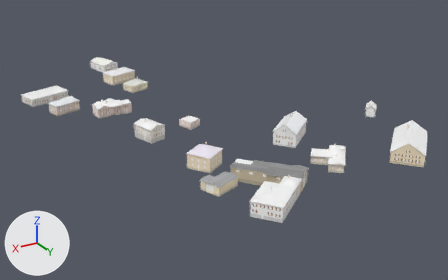
A saved change to the glTF model world/buildings/b_-29_-34.glb.
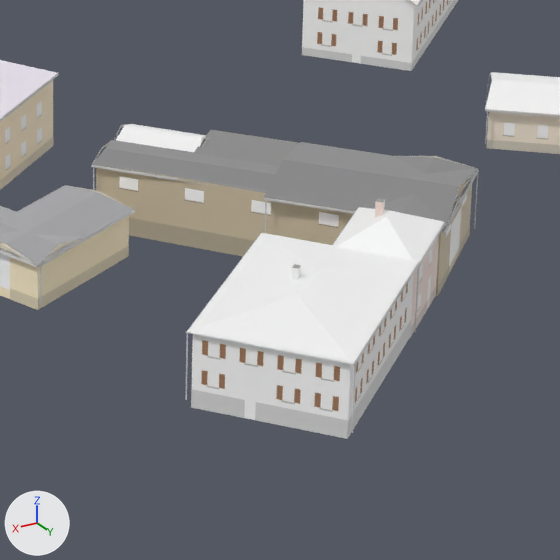
Each version is shown whole from a 50 mm lens placed at (-7086.8, 8862.7, 347.0), pointed at (-7254.1, 8583.8, 207.6), then close up on the part from 47% to 73% of the width and 48% to 89% of the height. Lighting does not change. The marker at lower left points along +X, +Y and +Z. The older version's two pictures come first. Vertices at exactly the same position are counted once.

Objects in the first close-up: 'bld'.
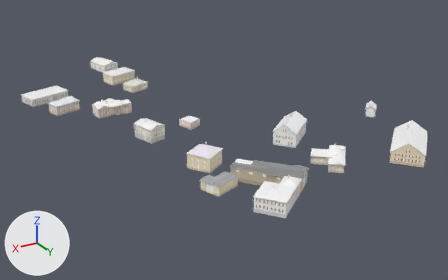
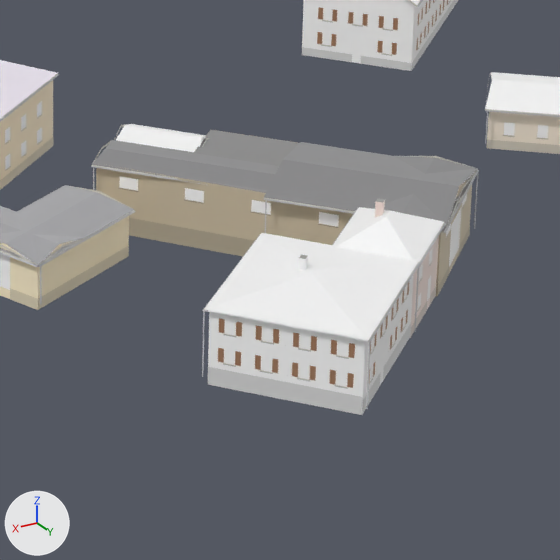
The edits, one by one:
me_bld is used by ob_bld; location (0.0, 0.0, 0.0).
me_bld had 9496 vertices, 6512 faces and spanned x -7335.0..-7164.0, y 8450.0..8694.0, z 220.0..233.0.
me_bld now has 9420 vertices, 6464 faces and spans x -7335.0..-7164.0, y 8450.0..8691.0, z 220.0..233.0.
me_bld part 1: the loose piece of 4 vertices spanning x -7227.0, y 8684.0, z 223.0..224.0 is moved by (1.0, 1.0, 0.0).
me_bld part 2: the loose piece of 4 vertices spanning x -7217.0, y 8692.0, z 223.0..224.0 is moved by (-1.0, -3.0, -1.0).
me_bld part 3: the loose piece of 4 vertices spanning x -7213.0..-7212.0, y 8689.0..8690.0, z 223.0..224.0 is moved by (-5.0, 0.0, 0.0).
me_bld part 4: the loose piece of 4 vertices spanning x -7212.0, y 8688.0..8689.0, z 223.0..224.0 is moved by (-5.0, 0.0, 0.0).
me_bld part 5: the loose piece of 4 vertices spanning x -7214.0, y 8691.0, z 223.0..224.0 is moved by (-2.0, -4.0, 0.0).
me_bld part 6: the loose piece of 4 vertices spanning x -7215.0..-7214.0, y 8692.0, z 223.0..224.0 is moved by (0.0, -6.0, 0.0).
me_bld part 7: the loose piece of 4 vertices spanning x -7209.0, y 8684.0..8685.0, z 223.0..224.0 is moved by (-5.0, 0.0, 0.0).
me_bld part 8: the loose piece of 4 vertices spanning x -7208.0, y 8683.0, z 223.0..224.0 is moved by (-5.0, 0.0, 0.0).
me_bld part 9: the loose piece of 4 vertices spanning x -7210.0..-7209.0, y 8680.0..8681.0, z 226.0 is moved by (-3.0, 1.0, -2.0).
me_bld part 10: the loose piece of 4 vertices spanning x -7209.0, y 8681.0, z 226.0..227.0 is moved by (-2.0, 0.0, -3.0).
me_bld part 11: the loose piece of 4 vertices spanning x -7213.0..-7212.0, y 8689.0..8690.0, z 226.0..227.0 is moved by (-5.0, 0.0, 0.0).
me_bld part 12: 21 loose pieces with 96 vertices, spanning x -7219.0..-7207.0, y 8680.0..8693.0, z 221.0..230.0, are deleted.
me_bld part 13: 37 vertices moved from x -7226.0..-7207.0, y 8676.0..8694.0, z 223.0..229.0 to x -7226.0..-7210.0, y 8676.0..8691.0, z 223.0..229.0; 184 vertices removed from x -7228.0..-7207.0, y 8673.0..8694.0, z 221.0..229.0; 204 vertices added at x -7230.0..-7210.0, y 8672.0..8691.0, z 221.0..230.0.
Other edits to the shape of me_bld do not show in these pictures.

Boxes [x1, y1, x2, y2] around the edits, measured in the close-ups (560 x 560 px; the box of a moved part takes in the faces that stretch with it):
'bld', reshaped
    before: [0, 0, 560, 439]
    after: [0, 0, 560, 415]
part 1 of me_bld, moved or reshaped
    before: [399, 316, 402, 331]
    after: [395, 327, 397, 341]
part 2 of me_bld, moved or reshaped
    before: [355, 387, 357, 402]
    after: [335, 385, 348, 389]
part 3 of me_bld, moved or reshaped
    before: [294, 389, 301, 404]
    after: [347, 373, 354, 388]
part 4 of me_bld, moved or reshaped
    before: [276, 385, 283, 400]
    after: [329, 370, 336, 384]
part 5 of me_bld, moved or reshaped
    before: [314, 393, 321, 408]
    after: [309, 366, 316, 381]
part 6 of me_bld, moved or reshaped
    before: [332, 396, 339, 411]
    after: [292, 362, 298, 377]
part 7 of me_bld, moved or reshaped
    before: [219, 374, 225, 389]
    after: [272, 359, 278, 373]
part 8 of me_bld, moved or reshaped
    before: [201, 370, 208, 385]
    after: [255, 355, 261, 370]
part 9 of me_bld, moved or reshaped (not visible before)
    after: [235, 351, 241, 366]
part 10 of me_bld, moved or reshaped (not visible before)
    after: [218, 348, 224, 363]
part 11 of me_bld, moved or reshaped
    before: [295, 359, 302, 374]
    after: [348, 343, 355, 358]
part 12 of me_bld, deleted
    before: [185, 264, 356, 439]
part 13 of me_bld, moved or reshaped
    before: [186, 233, 420, 439]
    after: [202, 233, 420, 415]
